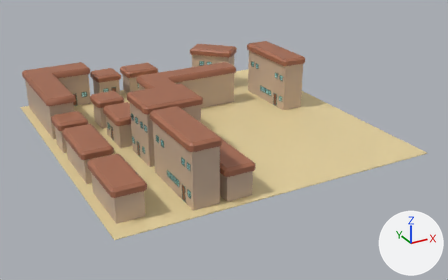
What one commit did to the Blender file Objects/Houses.blend.
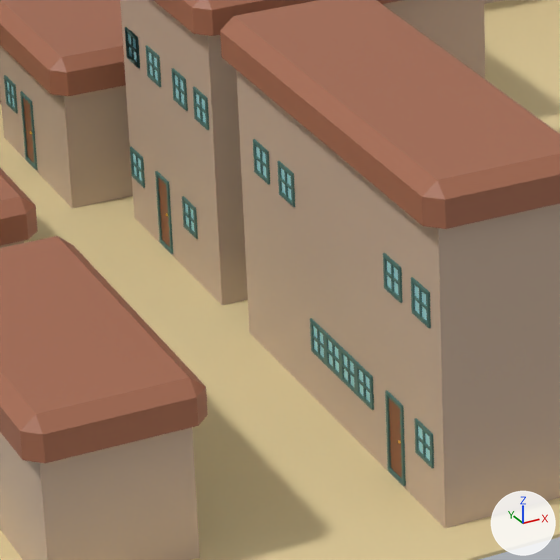
The first picture shows the older version from a 50 mm camera at (-23.0, -67.3, 41.8) aimed at (24.2, 18.6, -1.1). The close-ups show both versions on the part from 24% to 48% of the width and 38% to 77% of the height of that picture; other places that the commit changed are outside them. Every picture has the same lights, and +X, +Y and +Z are marked at lower right.

The older version as bpy lines, for what is in view:
```python
me_base_008 = bpy.data.meshes.new('Base.008')
me_base_008.from_pydata(...)  # a box spanning x -1.0..1.0, y -1.0..1.0, z 0.0..2.25
me_base_008.materials.append(mat_wallmat)  # beige #cab19b
me_roof_010 = bpy.data.meshes.new('Roof.010')
me_roof_010.from_pydata(...)  # 24 vertices, 26 faces; spans x -1.01..1.01, y -1.01..1.01, z -1.0..1.9
me_roof_010.materials.append(mat_roofmat)  # brown #a76b50
me_windowframe_015 = bpy.data.meshes.new('WindowFrame.015')
me_windowframe_015.from_pydata(...)  # 88 vertices, 80 faces; spans x -1.0..1.0, y -1.0..1.0, z -1.0..1.0
me_windowframe_015.materials.append(mat_windowframemat)  # dark cyan #4a756e
ob_base_008 = bpy.data.objects.new('Base.008', me_base_008)
ob_base_008.location = (8.65, 32.91, 0.0)
ob_base_008.rotation_euler = (0.0, 0.0, 9.425)  # degrees (0, 0, 180)
ob_base_008.scale = (2.0, 2.0, 2.0)
ob_roof_010 = bpy.data.objects.new('Roof.010', me_roof_010)
ob_roof_010.parent = ob_base_011
ob_roof_010.location = (0.0, 0.0, 2.2)
ob_roof_010.scale = (1.2, 1.2, 0.2)
ob_windowframe_040 = bpy.data.objects.new('WindowFrame.040', me_windowframe_015)
ob_windowframe_040.parent = ob_base_010
ob_windowframe_040.location = (0.577, -0.978, 3.032)
ob_windowframe_040.scale = (0.105, 0.05, 0.25)
# also in view: 'Base.006' at (10.1, 4.3, 4.5); 'Base.007' at (8.7, 24.8, 2.2); 'Base.010' at (12.6, 16.4, 4.5); 'WindowFrame.019' at (8.2, 4.6, 2.0); 'Roof.005' at (10.1, 4.3, 9.3)
```
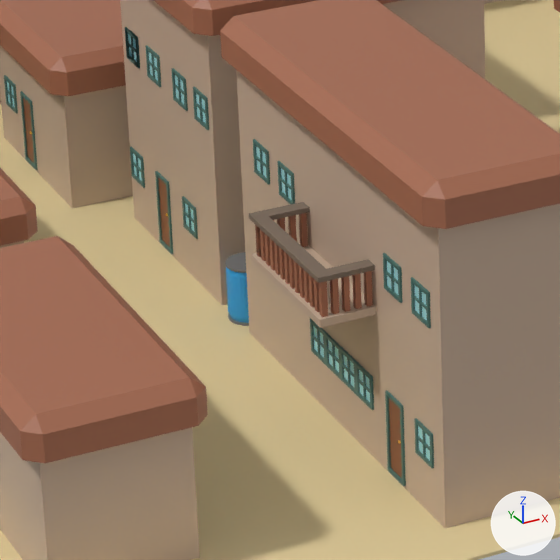
The change, as a list of edits to the scene's bpy script:
```text
Add ob_barrelend_002:
    ob_barrelend_002 = bpy.data.objects.new('BarrelEnd.002', me_barrelend_002)  # a 32-sided cylinder along z spanning x -1.0..1.0, y -1.0..1.0, z 0.58..0.69; in mat_barrelendmat (grey #737373)
    ob_barrelend_002.parent = ob_barrelbody_001
    ob_barrelend_002.location = (8.576, 11.74, -0.373)
    ob_barrelend_002.scale = (0.643, 0.643, 0.643)
Add ob_barrelbody_001:
    ob_barrelbody_001 = bpy.data.objects.new('BarrelBody.001', me_barrelbody_001)  # 160 vertices, 130 faces; spans x -1.0..1.0, y -1.0..1.0, z -1.0..1.58; in mat_barrelbodymat (blue #31a5e7)
    ob_barrelbody_001.location = (8.58, 11.74, 0.71)
    ob_barrelbody_001.scale = (0.643, 0.643, 0.643)
Add ob_barrelend_001:
    ob_barrelend_001 = bpy.data.objects.new('BarrelEnd.001', me_barrelend_002.copy())
    ob_barrelend_001.parent = ob_barrelbody_001
    ob_barrelend_001.location = (8.576, 11.74, 1.345)
    ob_barrelend_001.scale = (0.643, 0.643, 0.643)
Add ob_roof_018:
    ob_roof_018 = bpy.data.objects.new('Roof.018', me_roof_010.copy())  # the mesh of ob_roof_010
    ob_roof_018.parent = ob_base_020
    ob_roof_018.location = (0.0, 0.0, 2.2)
    ob_roof_018.scale = (1.2, 1.2, 0.2)
Add ob_base_020:
    ob_base_020 = bpy.data.objects.new('Base.020', me_base_008.copy())  # the mesh of ob_base_008
    ob_base_020.location = (25.9, 18.62, 0.0)
    ob_base_020.rotation_euler = (0.0, 0.0, 14.14)  # degrees (0, 0, 90)
    ob_base_020.scale = (2.0, -2.0, 2.0)
Add ob_balconybarlong_003:
    ob_balconybarlong_003 = bpy.data.objects.new('BalconyBarLong.003', me_balconybarlong_003)  # 112 vertices, 84 faces; spans x -5.7..0.11, y -0.11..0.11, z -0.56..0.56; in mat_balconybarmat (brown #a76b50)
    ob_balconybarlong_003.parent = ob_balconyfloor_001
    ob_balconybarlong_003.location = (6.542, 6.109, 5.289)
    ob_balconybarlong_003.rotation_euler = (0.0, 0.0, 1.571)  # degrees (0, 0, 90)
    ob_balconybarlong_003.scale = (0.75, 0.75, 1.0)
Add ob_balconyfloor_001:
    ob_balconyfloor_001 = bpy.data.objects.new('BalconyFloor.001', me_balconyfloor_001)  # a box spanning x -0.11..0.11, y -2.28..2.33, z -1.72..0.07; in mat_balconyfloormat (beige #cab19b)
    ob_balconyfloor_001.location = (6.58, 3.99, 4.62)
    ob_balconyfloor_001.rotation_euler = (0.0, -1.571, 0.0)  # degrees (0, -90, 0)
Add ob_balconyrailing_001:
    ob_balconyrailing_001 = bpy.data.objects.new('BalconyRailing.001', me_balconyrailing_001)  # 32 vertices, 30 faces; spans x -0.03..0.11, y -2.28..2.33, z -1.72..0.07; in mat_balconyrailingmat (brown #7e6e60)
    ob_balconyrailing_001.parent = ob_balconyfloor_001
    ob_balconyrailing_001.location = (6.405, 3.992, 5.829)
    ob_balconyrailing_001.rotation_euler = (0.0, -1.571, 0.0)  # degrees (0, -90, 0)
Add ob_balconybarshort_002:
    ob_balconybarshort_002 = bpy.data.objects.new('BalconyBarShort.002', me_balconybarshort_002)  # a box spanning x -0.11..0.11, y -0.11..0.11, z -0.56..0.56; a box spanning x -0.11..0.11, y -0.54..-0.32, z -0.56..0.56; a box spanning x -0.11..0.11, y -0.97..-0.75, z -0.56..0.56; a box spanning x -0.11..0.11, y -1.4..-1.18, z -0.56..0.56; a box spanning x -0.11..0.11, y -1.83..-1.61, z -0.56..0.56; in mat_balconybarmat (brown #a76b50)
    ob_balconybarshort_002.parent = ob_balconyfloor_001
    ob_balconybarshort_002.location = (6.542, 1.917, 5.289)
    ob_balconybarshort_002.rotation_euler = (0.0, 0.0, 1.571)  # degrees (0, 0, 90)
    ob_balconybarshort_002.scale = (0.75, 0.75, 1.0)
Add ob_balconybarshort_001:
    ob_balconybarshort_001 = bpy.data.objects.new('BalconyBarShort.001', me_balconybarshort_002.copy())
    ob_balconybarshort_001.parent = ob_balconyfloor_001
    ob_balconybarshort_001.location = (6.542, 6.109, 5.289)
    ob_balconybarshort_001.rotation_euler = (0.0, 0.0, 1.571)  # degrees (0, 0, 90)
    ob_balconybarshort_001.scale = (0.75, 0.75, 1.0)
```

What differs and where, as boxes (x1, y1, x2, y2) in the close-ups (560 x 560 px):
'BalconyRailing.001', added (brown): after (249, 202, 375, 283)
'BalconyBarLong.003', added (brown): after (255, 225, 328, 317)
'BalconyFloor.001', added (beige): after (251, 243, 376, 328)
'BalconyBarShort.002', added (brown): after (319, 271, 373, 316)
'BarrelBody.001', added (blue): after (226, 267, 249, 323)
'BalconyBarShort.001', added (brown): after (273, 213, 308, 247)
'BarrelEnd.001', added: after (225, 252, 246, 273)
'BarrelEnd.002', added: after (228, 313, 249, 326)
